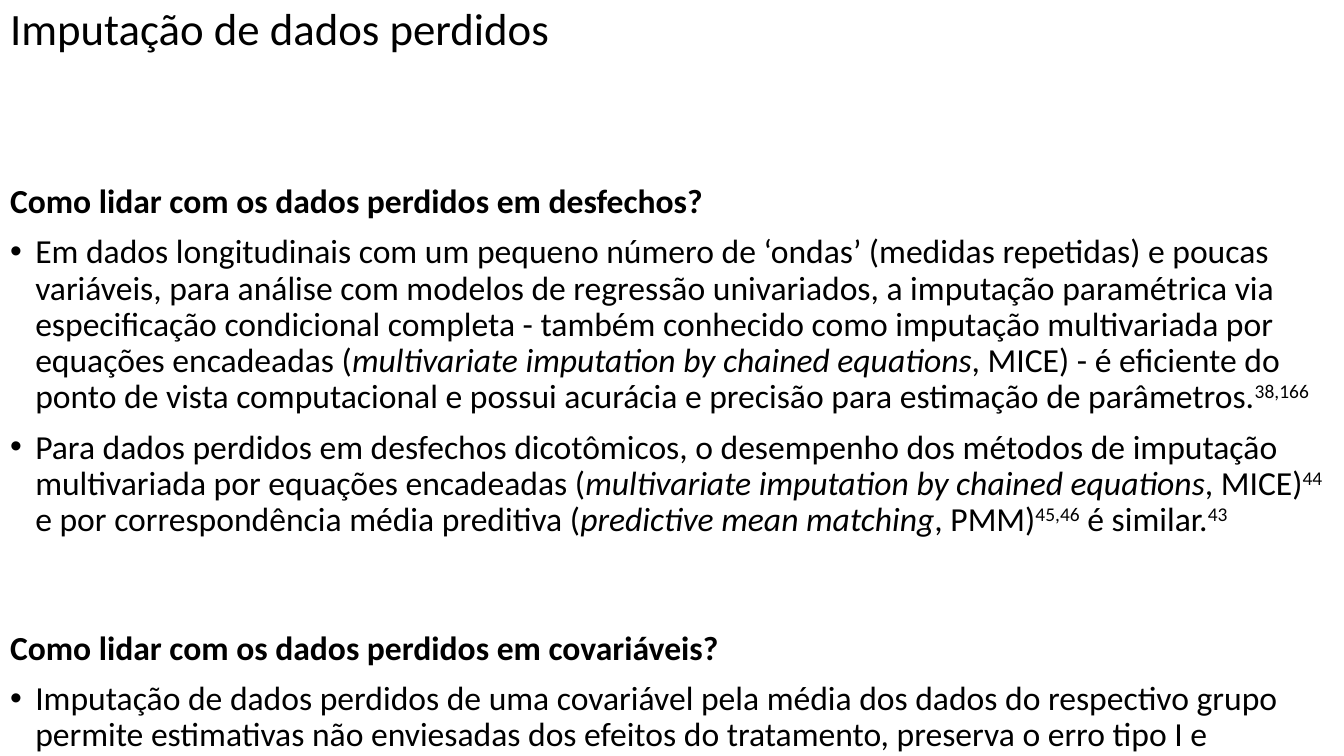
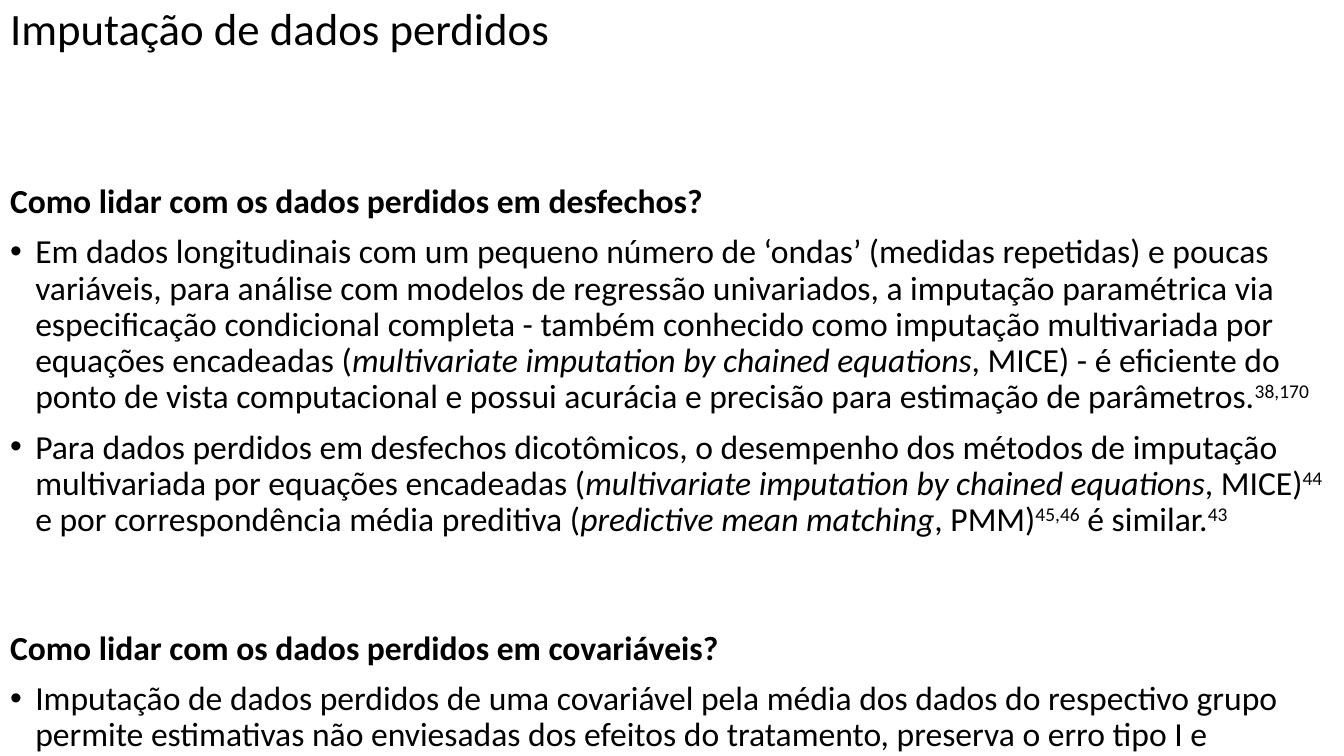
Before and after one commit to FerreiraAS/Ciencia-com-R, a slide deck: slide 131 of docs/Ciencia-com-R.pptx. Drawn at 1344x756 pixels with LibreOffice and Linux fonts; fonts in the diff are those of the drawing. Boxes give left, top, right and bottom in pixels: in the first picture for what was removed or moved away, otherwise in the second. Text is boxed around its words. In the diff, an @@ line names an element or a change of style, - is before the commit and + after.

```diff
--- a/docs/Ciencia-com-R.pptx
+++ b/docs/Ciencia-com-R.pptx
@@ text at [35, 238, 1309, 414]: text changed @@
-• Em dados longitudinais com um pequeno número de ‘ondas’ (medidas repetidas) e poucas variáveis, para análise com modelos de regressão univariados, a imputação paramétrica via especificação condicional completa - também conhecido como imputação multivariada por equações encadeadas (multivariate imputation by chained equations, MICE) - é eficiente do ponto de vista computacional e possui acurácia e precisão para estimação de parâmetros.38,166
+• Em dados longitudinais com um pequeno número de ‘ondas’ (medidas repetidas) e poucas variáveis, para análise com modelos de regressão univariados, a imputação paramétrica via especificação condicional completa - também conhecido como imputação multivariada por equações encadeadas (multivariate imputation by chained equations, MICE) - é eficiente do ponto de vista computacional e possui acurácia e precisão para estimação de parâmetros.38,170
```
Also in this commit, not shown: 35 other slides changed, 37 other files.
